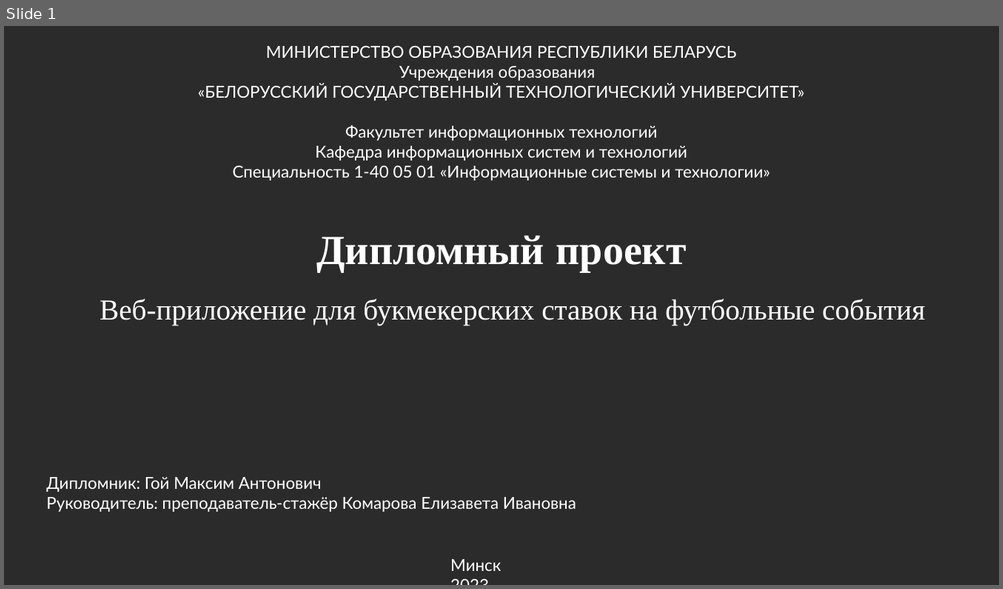
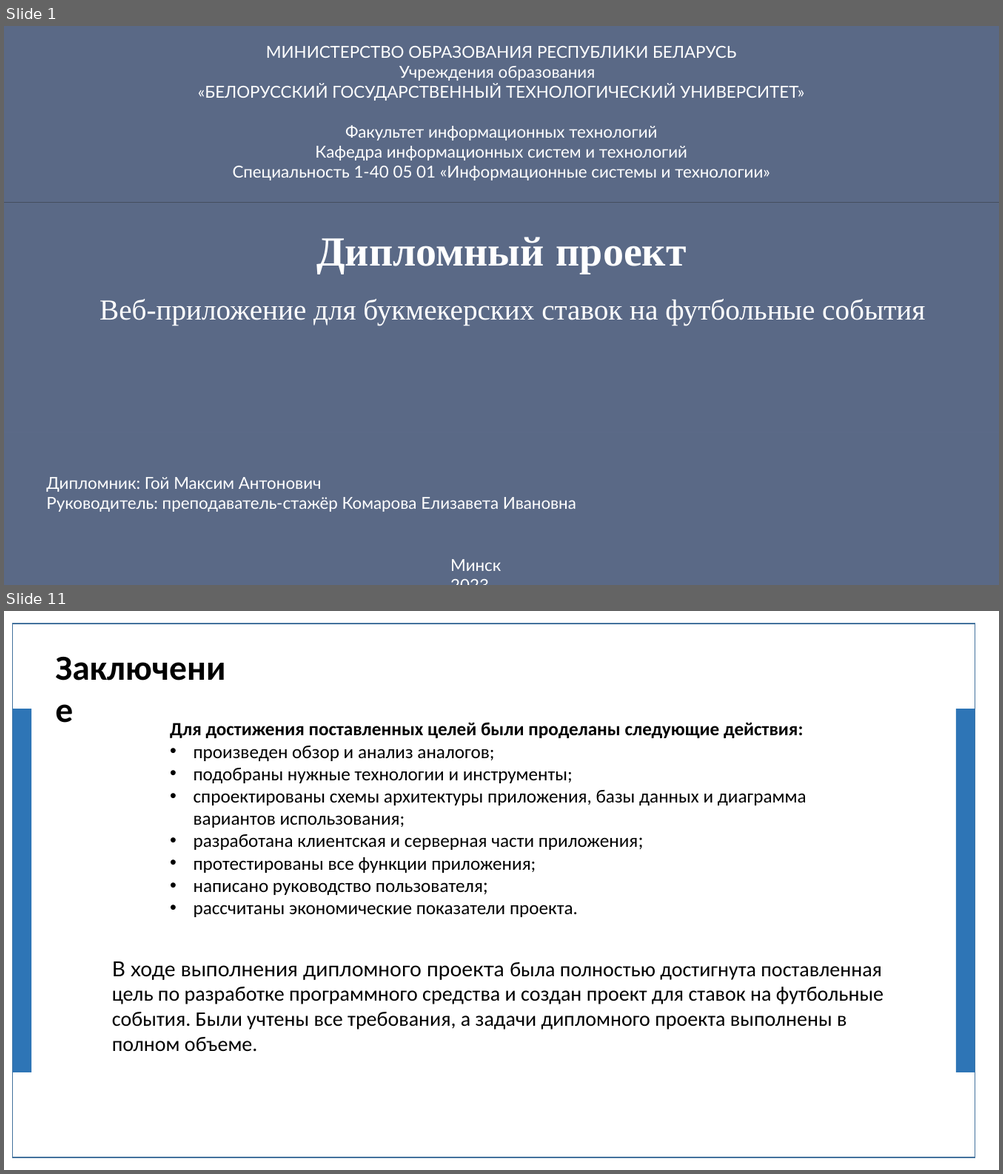
Before and after one commit to jk2911/diplom, a slide deck: doklad.PPTX. Shown one above the other, each under a label of ours: slide 1 before the commit, slides 1 and 11 after it; the slides between them are not shown. The pictures are 1003x589 and 1003x1174 pixels, drawn with LibreOffice and Linux fonts; fonts in the diff are those of the drawing; background and template pictures are left out; a plain dark background stands for a picture behind light text. Boxes give left, top, right and bottom in pixels: in the first picture for what was removed or moved away, otherwise in the second. Text is boxed around its words. In the diff, an @@ line names an element or a change of style, - is before the commit and + after.

```diff
--- a/doklad.PPTX
+++ b/doklad.PPTX
@@ slide 11 added at (x1=4, y1=611, x2=999, y2=1170), background picture (left out) @@
@@ rectangle added at (x1=13, y1=624, x2=975, y2=1158), fill #FFFFFF, outline #43739E 1 pt @@
@@ text added at (x1=48, y1=641, x2=242, y2=691), 34 pt, text #000000, bold @@
+Заключение
@@ rectangle added at (x1=13, y1=709, x2=31, y2=1073), fill #2E75B6 @@
@@ rectangle added at (x1=956, y1=709, x2=974, y2=1073), fill #2E75B6 @@
@@ text added at (x1=170, y1=722, x2=806, y2=917), 18 pt, text #000000 @@
+Для достижения поставленных целей были проделаны следующие действия:
+• произведен обзор и анализ аналогов;
+• подобраны нужные технологии и инструменты;
+• спроектированы схемы архитектуры приложения, базы данных и диаграмма вариантов использования;
+• разработана клиентская и серверная части приложения;
+• протестированы все функции приложения;
+• написано руководство пользователя;
+• рассчитаны экономические показатели проекта.
@@ text added at (x1=112, y1=962, x2=883, y2=1052), 20 pt, text #000000 @@
+В ходе выполнения дипломного проекта была полностью достигнута поставленная цель по разработке программного средства и создан проект для ставок на футбольные события. Были учтены все требования, а задачи дипломного проекта выполнены в полном объеме.
@@ slide 1 changed as well @@
@@ rectangle added at (x1=4, y1=26, x2=999, y2=202), fill #607090 at 90% opacity @@
@@ rectangle added at (x1=4, y1=203, x2=999, y2=432), fill #607090 at 90% opacity @@
@@ rectangle added at (x1=4, y1=432, x2=999, y2=585), fill #607090 at 90% opacity @@
```
Also in this commit, not shown: 1 other slide changed, 9 other slides added, 8 slides removed, 3 other files.
